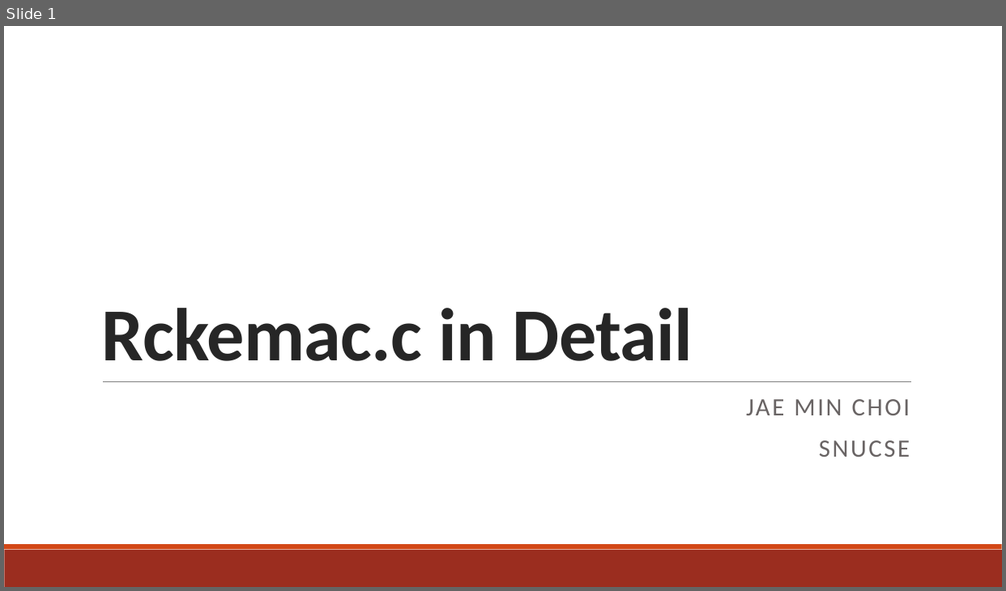
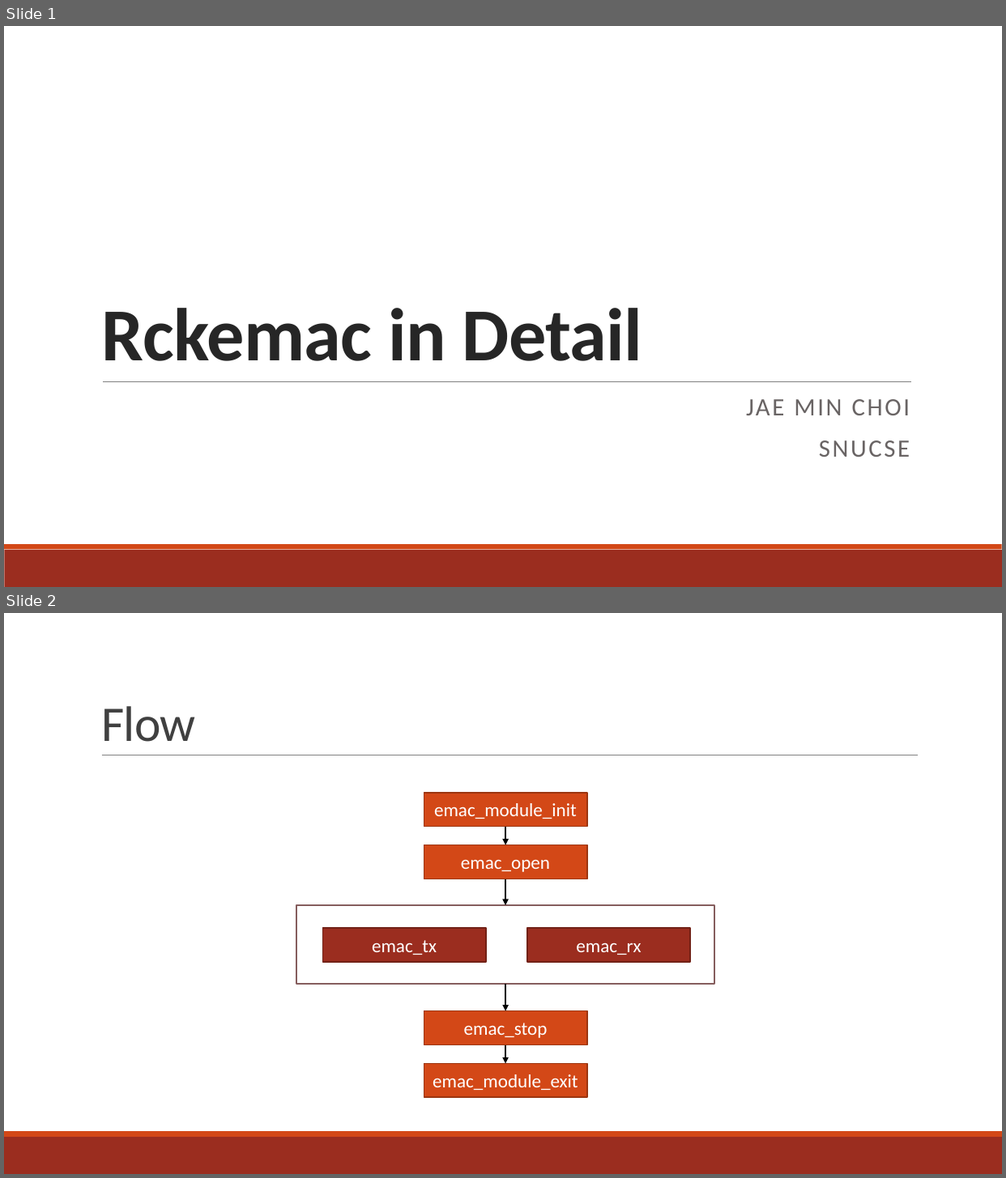
Before and after one commit to minitu/urop_priv, a slide deck: rckemac_detailed.pptx. Shown one above the other, each under a label of ours: slide 1 before the commit, slides 1 and 2 after it. The pictures are 1006x591 and 1006x1178 pixels, drawn with LibreOffice and Linux fonts; fonts in the diff are those of the drawing. Boxes give left, top, right and bottom in pixels: in the first picture for what was removed or moved away, otherwise in the second. Text is boxed around its words. In the diff, an @@ line names an element or a change of style, - is before the commit and + after.

Commit message:
Need to finish setup_emac TX

```diff
--- a/rckemac_detailed.pptx
+++ b/rckemac_detailed.pptx
@@ slide 2 added at [4,613,1002,1174], background #FFFFFF; not listed: 2 template elements that a slide beside it also shows @@
@@ title added at [101,706,196,742], 48 pt, text #404040 @@
+Flow
@@ line added from (102, 756) to (918, 756), #808080 0.5 pt @@
@@ group added at [296,793,715,1097]: 7 rectangles, 4 arrows @@
+emac_module_init
+emac_module_exit
+emac_open
+emac_stop
+emac_rx
+emac_tx
@@ slide 1 changed as well @@
@@ title at [101,308,642,361]: text changed @@
-Rckemac.c in Detail
+Rckemac in Detail
```
Also in this commit, not shown: 1 other slide changed, 9 other slides added, 2 slides removed, 1 other file.
